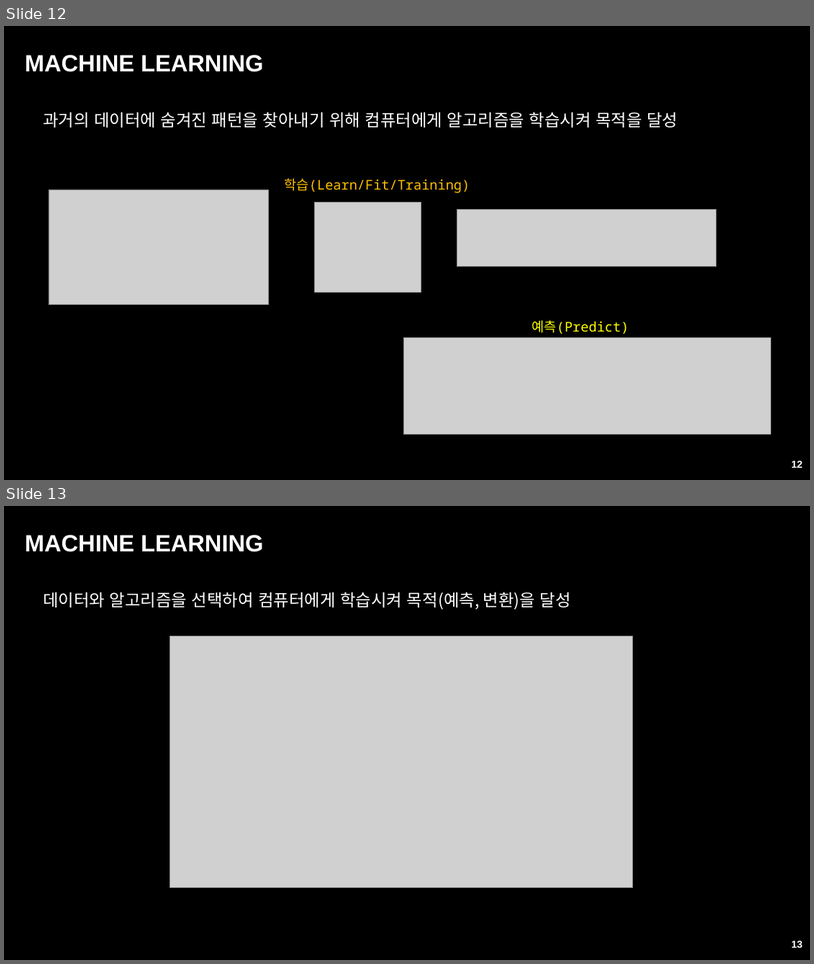
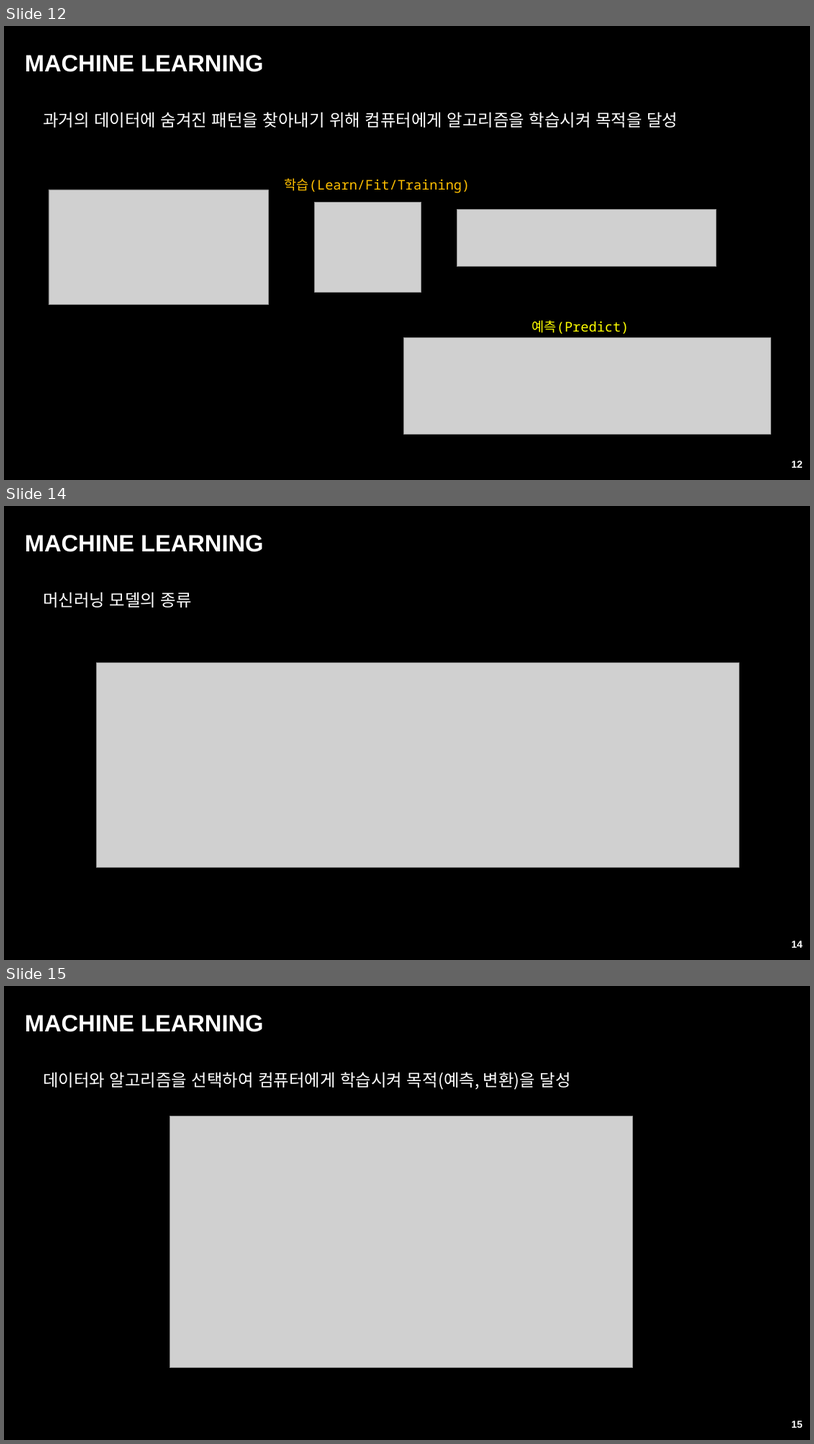
Before and after one commit to ancestor9/24_fall_Big-Data-Processing-coding-, a slide deck: 빅데이터처리.pptx. Shown one above the other, each under a label of ours: slides 12 and 13 before the commit, slides 12, 14 and 15 after it; the slides between them are not shown. The pictures are 814x964 and 814x1444 pixels, drawn with LibreOffice and Linux fonts; fonts in the diff are those of the drawing; grey boxes stand for pictures; background and template pictures are left out. Boxes give left, top, right and bottom in pixels: in the first picture for what was removed or moved away, otherwise in the second. Text is boxed around its words. In the diff, an @@ line names an element or a change of style, - is before the commit and + after.

```diff
--- a/빅데이터처리.pptx
+++ b/빅데이터처리.pptx
@@ slide 14 added at box(4, 506, 810, 960), background picture (left out) @@
@@ title added at box(25, 535, 263, 552), 28 pt, text #FFFFFF, bold @@
+MACHINE LEARNING
@@ text added at box(43, 592, 192, 608), 20 pt, text #FFFFFF @@
+머신러닝 모델의 종류
@@ picture added at box(96, 662, 739, 867) @@
@@ page number added at box(792, 940, 803, 947), 12 pt, text #FFFFFF, bold @@
+14
@@ what was slide 13 is now slide 15 @@
@@ page number at box(792, 1420, 803, 1427): text changed @@
-13
+15
```
Also in this commit, not shown: 1 other slide added.
